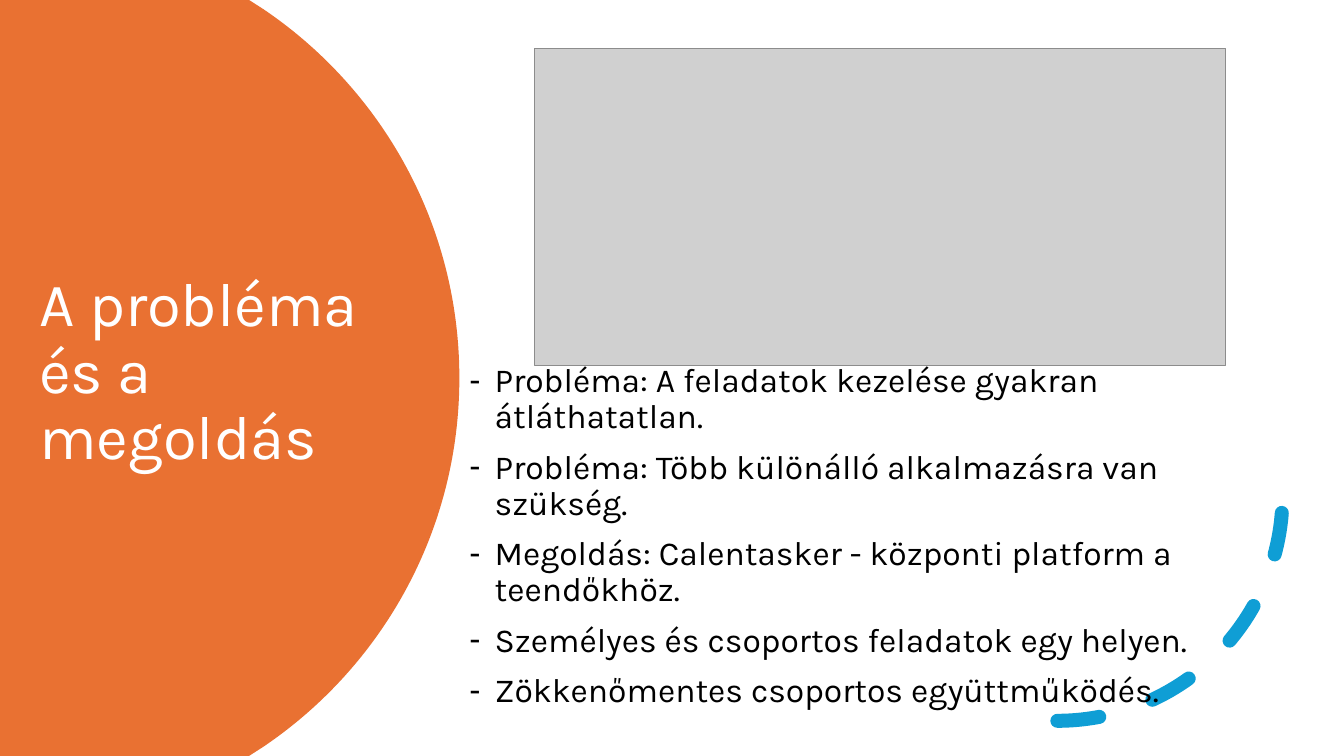
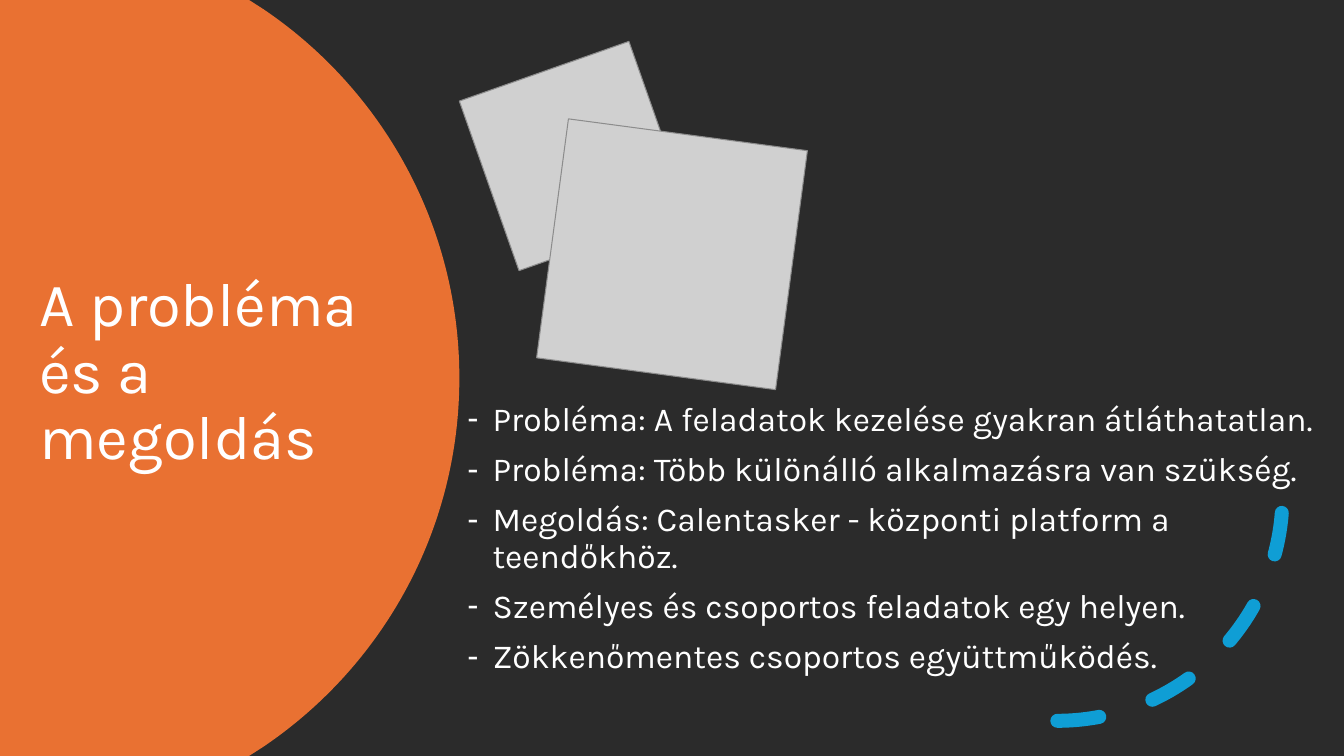
Before and after one commit to FesetoImre5/13_S1_8_vizsgaremek, a slide deck: slide 2 of Dokumentacio/Calentasker_bemutató.pptx. Drawn at 1344x756 pixels with LibreOffice and Linux fonts; fonts in the diff are those of the drawing; grey boxes stand for pictures; background and template pictures are left out; a plain dark background stands for a picture behind light text. Boxes give left, top, right and bottom in pixels: in the first picture for what was removed or moved away, otherwise in the second. Text is boxed around its words. In the diff, an @@ line names an element or a change of style, - is before the commit and + after.

```diff
--- a/Dokumentacio/Calentasker_bemutató.pptx
+++ b/Dokumentacio/Calentasker_bemutató.pptx
@@ background #FFFFFF to picture (left out) @@
@@ rectangle added at [0, 0, 1344, 756], fill #FFFFFF @@
@@ picture added at [459, 42, 688, 271] @@
@@ picture removed at [535, 48, 1226, 366] @@
@@ picture added at [537, 119, 807, 390] @@
@@ text "Probléma: A feladatok kezelése gyakran ...": place and size @@
-text "Probléma: A feladatok kezelése gyakran ..." at [495, 362, 1187, 711]
+text "Probléma: A feladatok kezelése gyakran ..." at [493, 405, 1312, 677]
@@ text "Probléma: A feladatok kezelése gyakran ..." at [493, 405, 1312, 677]: text colour #000000 to #FFFFFF @@
```
Also in this commit, not shown: 6 other slides changed.
